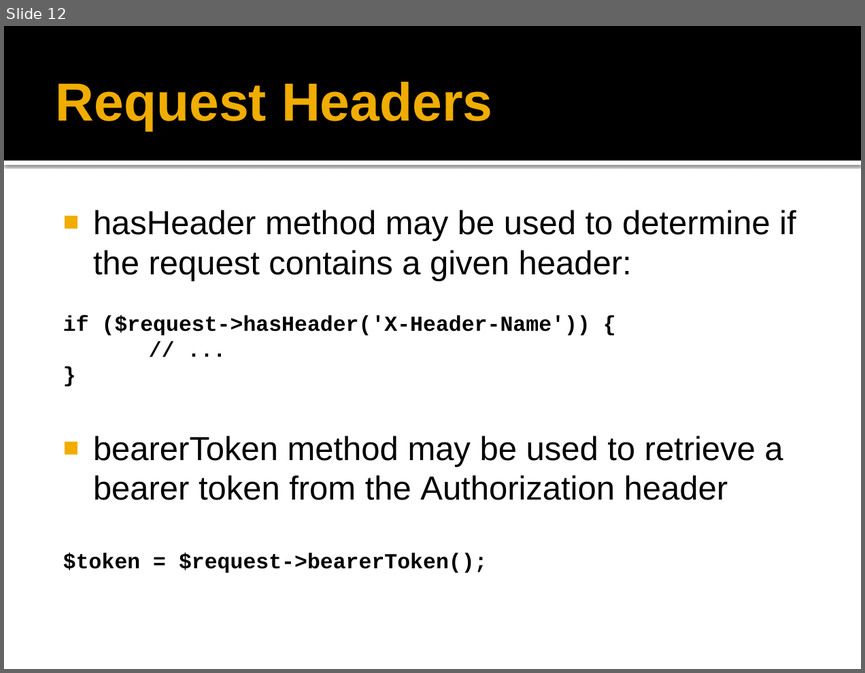
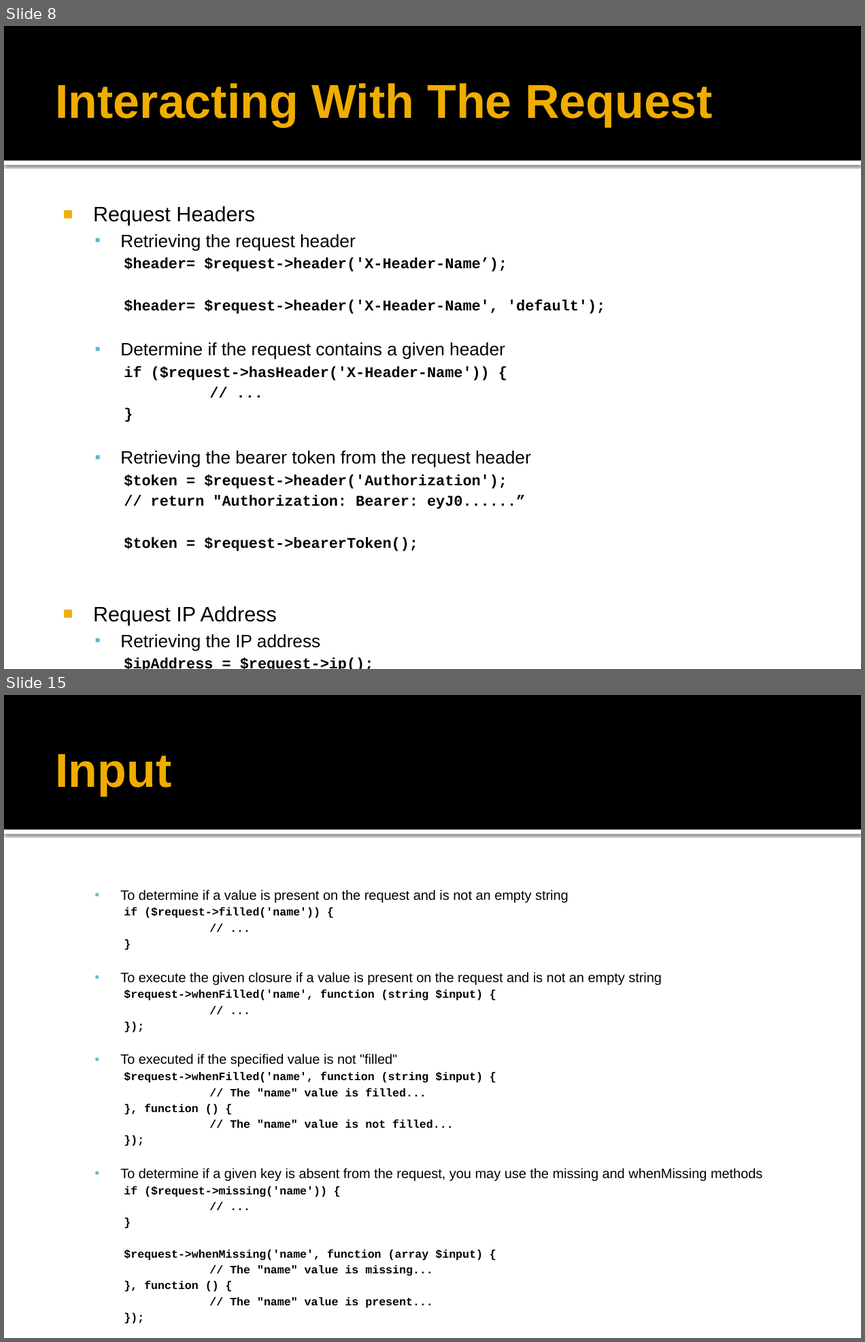
Before and after one commit to peraktechnology/laravel, a slide deck: 8. Request & Response/Laravel Request & Response.pptx. Shown one above the other, each under a label of ours: slide 12 before the commit, slides 8 and 15 after it; the slides between them are not shown. The pictures are 865x673 and 865x1342 pixels, drawn with LibreOffice and Linux fonts; fonts in the diff are those of the drawing; background and template pictures are left out. Boxes give left, top, right and bottom in pixels: in the first picture for what was removed or moved away, otherwise in the second. Text is boxed around its words. In the diff, an @@ line names an element or a change of style, - is before the commit and + after.

Commit message:
Request & Response

```diff
--- a/8. Request & Response/Laravel Request & Response.pptx
+++ b/8. Request & Response/Laravel Request & Response.pptx
@@ slide 15 added at (4,695,861,1338), background #FFFFFF; not listed: 2 template elements that a slide beside it also shows @@
@@ title added at (56,754,172,796), 40 pt, text #F0AD00, bold @@
+Input
@@ text added at (120,889,762,1308), 9.5 pt, text #000000, bold @@
+  ▪ To determine if a value is present on the request and is not an empty string
+    if ($request->filled('name')) {
+    // ...
+    }
+  ▪ To execute the given closure if a value is present on the request and is not an empty string
+    $request->whenFilled('name', function (string $input) {
+    // ...
+    });
+  ▪ To executed if the specified value is not "filled"
+    $request->whenFilled('name', function (string $input) {
+    // The "name" value is filled...
+    }, function () {
+    // The "name" value is not filled...
+    });
+  ▪ To determine if a given key is absent from the request, you may use the missing and whenMissing methods
+    if ($request->missing('name')) {
+    // ...
+    }
+    $request->whenMissing('name', function (array $input) {
+    // The "name" value is missing...
+    }, function () {
+    // The "name" value is present...
+    });
@@ what was slide 12 is now slide 8 @@
@@ slide 8 changed as well @@
@@ title at (56,83,713,127): text changed; size 45 to 40 pt @@
-Request Headers
+Interacting With The Request
@@ text at (93,206,605,359): text changed; size 28 to 12.5 pt; font Arial to Courier New; bold on @@
-■ hasHeader method may be used to determine if the request contains a given header:
+■ Request Headers
+  ▪ Retrieving the request header
+    $header= $request->header('X-Header-Name’);
+    $header= $request->header('X-Header-Name', 'default');
+  ▪ Determine if the request contains a given header
@@ text at (124,366,490,551): size 18 to 12.5 pt in "if ($request->hasHeader('X-Header-Name')) {", "// ...", "}", "$token = $request->bearerToken();"; list level 1 to 3 in "if ($request->hasHeader('X-Header-Name')) {"; list level 1 to 3 in "// ..."; list level 1 to 3 in "}"; list level 1 to 3 in "$token = $request->bearerToken();" @@
@@ text at (120,450,531,509): text changed; size 28 to 12.5 pt; font Arial to Courier New; bold on @@
-■ bearerToken method may be used to retrieve a bearer token from the Authorization header
+  ▪ Retrieving the bearer token from the request header
+    $token = $request->header('Authorization');
+    // return "Authorization: Bearer: eyJ0......”
@@ text at (93,605,374,669): paragraphs added @@
+■ Request IP Address
+  ▪ Retrieving the IP address
+    $ipAddress = $request->ip();
```
Also in this commit, not shown: 14 other slides changed, 19 other slides added, 16 slides removed.
